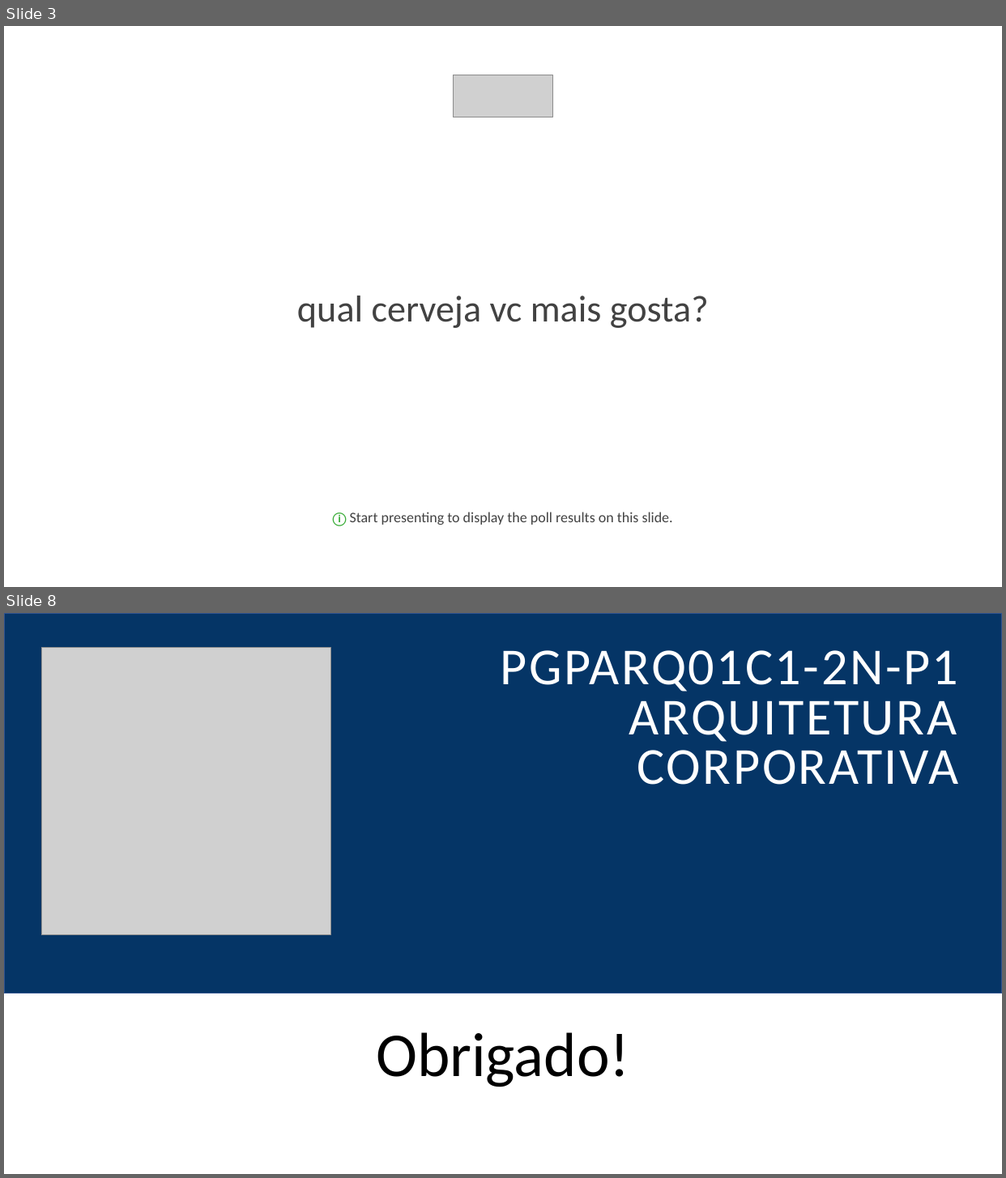
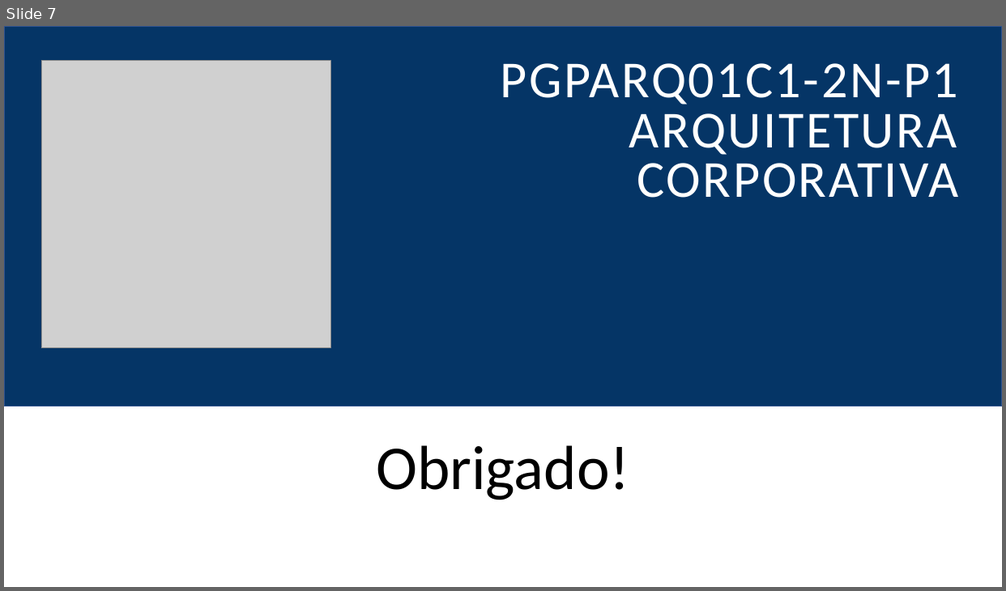
Before and after one commit to felipementel/inefnet-arq-corp, a slide deck: PGPARQ01C1-2N-P1-Arquitetura-Corporativa.pptx. Shown one above the other, each under a label of ours: slides 3 and 8 before the commit, slide 7 after it; the slides between them are not shown. The pictures are 1006x1178 and 1006x591 pixels, drawn with LibreOffice and Linux fonts; fonts in the diff are those of the drawing; grey boxes stand for pictures. Boxes give left, top, right and bottom in pixels: in the first picture for what was removed or moved away, otherwise in the second. Text is boxed around its words. In the diff, an @@ line names an element or a change of style, - is before the commit and + after.

```diff
--- a/PGPARQ01C1-2N-P1-Arquitetura-Corporativa.pptx
+++ b/PGPARQ01C1-2N-P1-Arquitetura-Corporativa.pptx
@@ slide 3 removed at (4,26,1002,587), background #FFFFFF @@
@@ picture removed at (454,75,552,118) @@
@@ rectangle removed at (4,167,1002,447) @@
-qual cerveja vc mais gosta?
@@ text removed at (333,512,673,527) @@
-ⓘ Start presenting to display the poll results on this slide.
@@ what was slide 8 is now slide 7 @@
```
Also in this commit, not shown: 1 slide changed, 5 slides added, 5 other slides removed.
